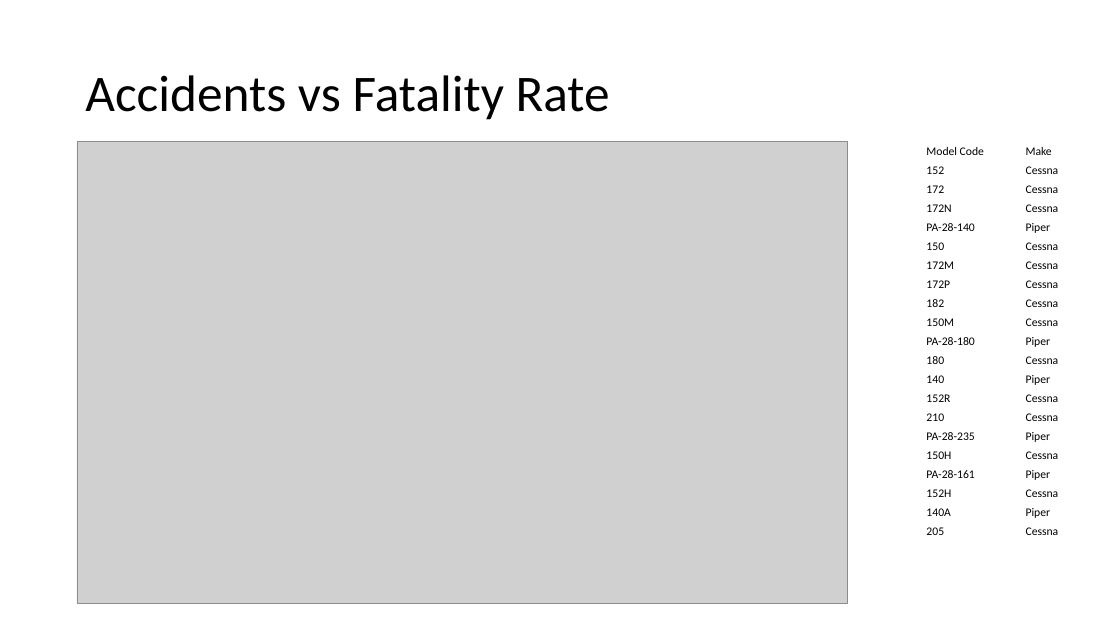
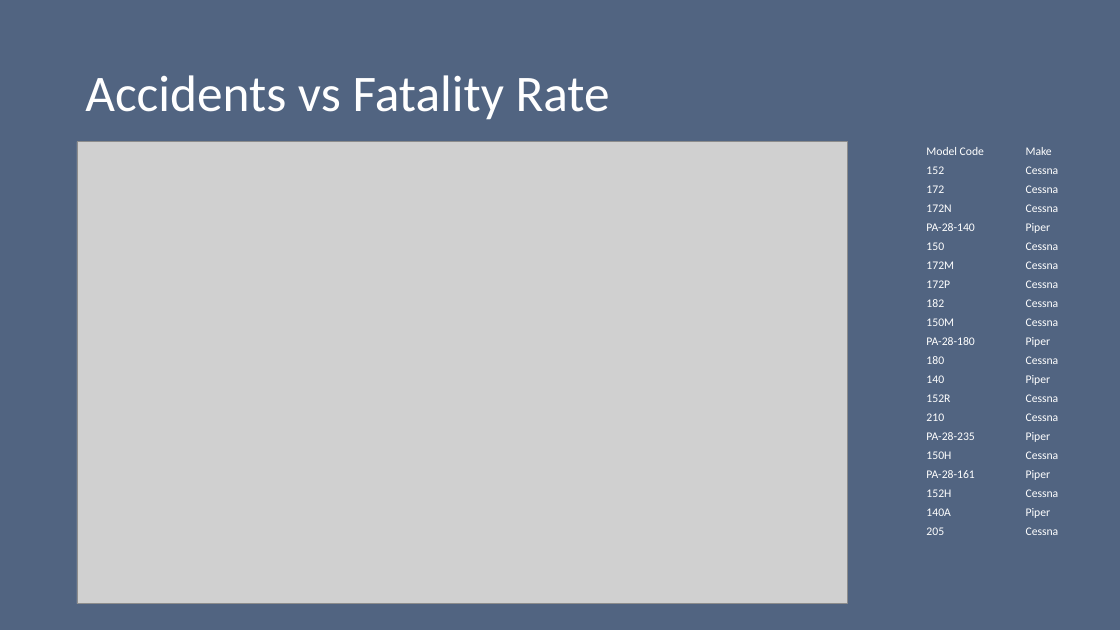
Before and after one commit to TonieMuthee/phase_1_data_science_project, a slide deck: slide 9 of Other_files_and workings/Identifying_Lowest_Risk_Aircraft_for_Investment.pptx. Drawn at 1120x630 pixels with LibreOffice and Linux fonts; fonts in the diff are those of the drawing; grey boxes stand for pictures. Boxes give left, top, right and bottom in pixels: in the first picture for what was removed or moved away, otherwise in the second. Text is boxed around its words. In the diff, an @@ line names an element or a change of style, - is before the commit and + after.

```diff
--- a/Other_files_and workings/Identifying_Lowest_Risk_Aircraft_for_Investment.pptx
+++ b/Other_files_and workings/Identifying_Lowest_Risk_Aircraft_for_Investment.pptx
@@ background #FFFFFF to #526582 @@
@@ title "Accidents vs Fatality Rate" at (85,75,610,120): text colour #000000 to #FFFFFF @@
@@ table at (922,142,1120,542) @@
@@ text colour #000000 to #FFFFFF @@
```
Also in this commit, not shown: 12 other slides changed, 3 other files.
